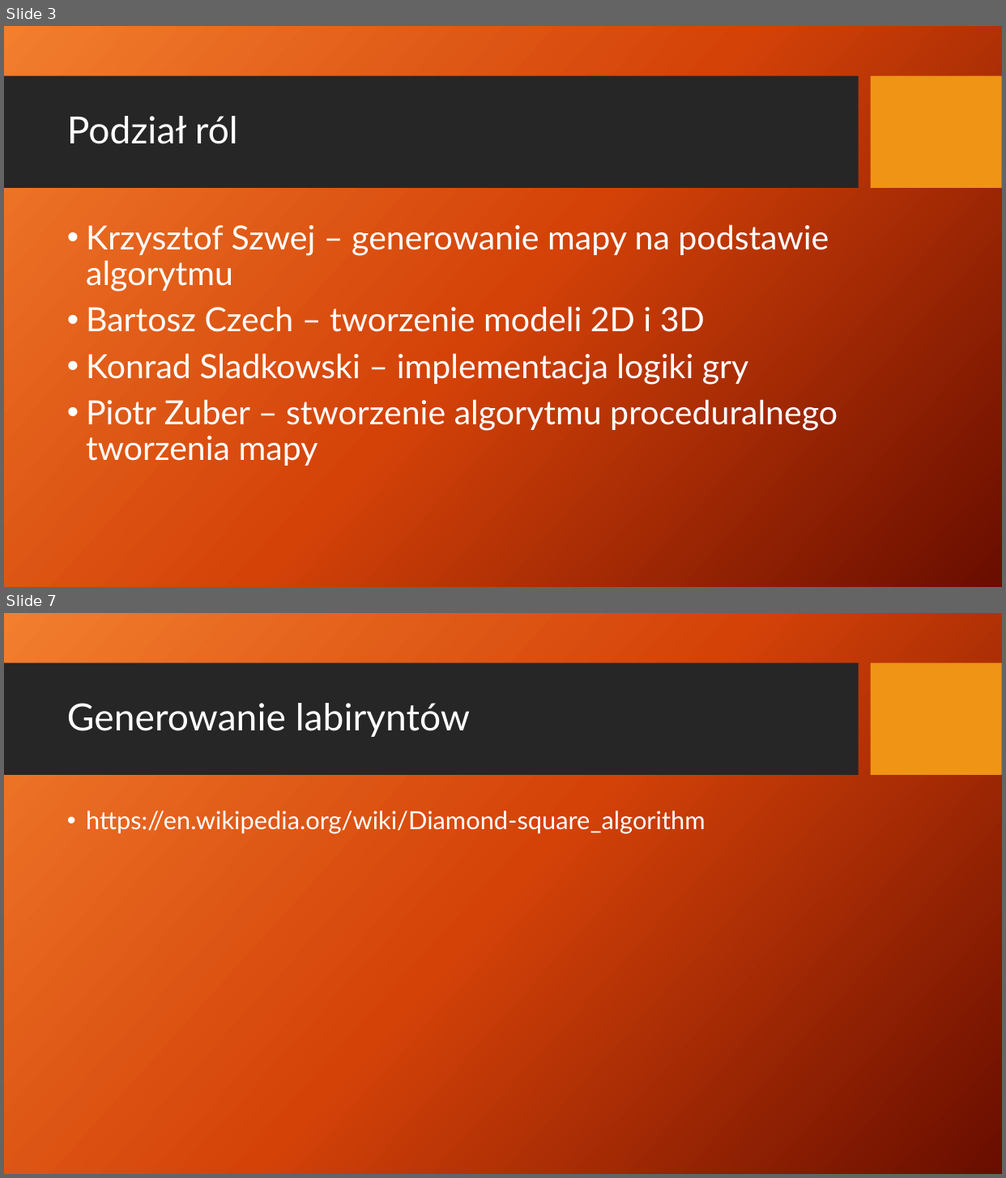
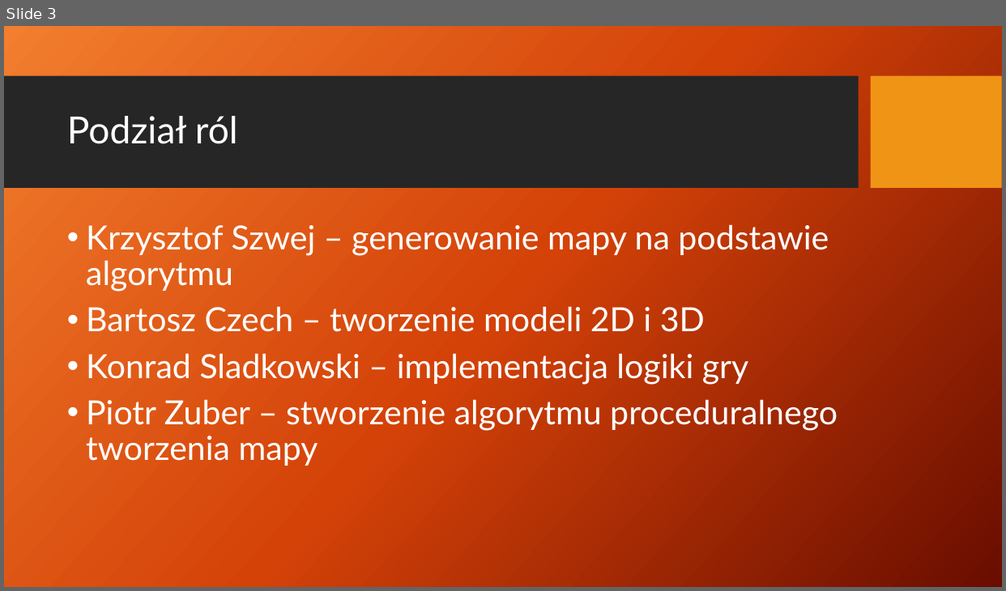
Before and after one commit to FakeOrganization-TD/TowerDefence, a slide deck: Prezentacje/Prez 2 - oceniana.pptx. Shown one above the other, each under a label of ours: slides 3 and 7 before the commit, slide 3 after it; the slides between them are not shown. The pictures are 1006x1178 and 1006x591 pixels, drawn with LibreOffice and Linux fonts; fonts in the diff are those of the drawing; background and template pictures are left out. Boxes give left, top, right and bottom in pixels: in the first picture for what was removed or moved away, otherwise in the second. Text is boxed around its words. In the diff, an @@ line names an element or a change of style, - is before the commit and + after.

```diff
--- a/Prezentacje/Prez 2 - oceniana.pptx
+++ b/Prezentacje/Prez 2 - oceniana.pptx
@@ slide 7 removed at box(4, 613, 1002, 1174), background picture (left out); not listed: 2 template elements that a slide beside it also shows @@
@@ title removed at box(67, 703, 470, 737) @@
-Generowanie labiryntów
@@ text removed at box(86, 811, 705, 834) @@
-• https://en.wikipedia.org/wiki/Diamond-square_algorithm
```
Also in this commit, not shown: 4 slides added, 4 other slides removed.
